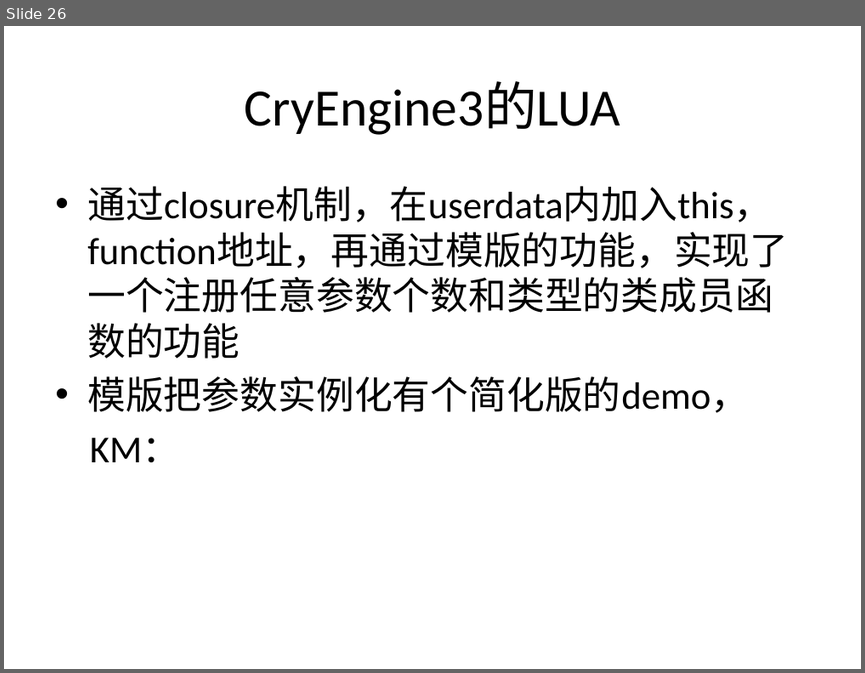
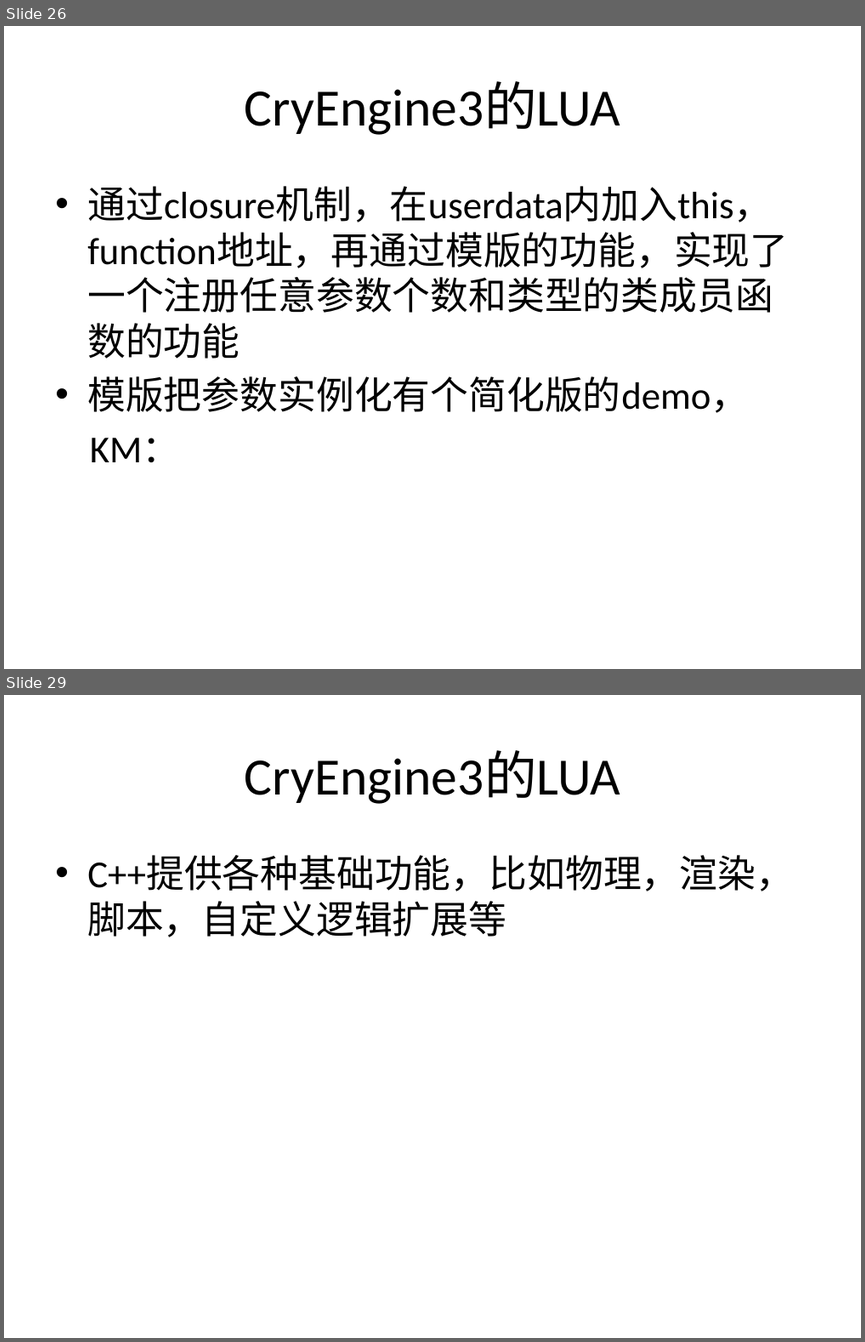
Before and after one commit to henryfung01/StreetFighter, a slide deck: lua.pptx. Shown one above the other, each under a label of ours: slide 26 before the commit, slides 26 and 29 after it; the slides between them are not shown. The pictures are 865x673 and 865x1342 pixels, drawn with LibreOffice and Linux fonts; fonts in the diff are those of the drawing. Boxes give left, top, right and bottom in pixels: in the first picture for what was removed or moved away, otherwise in the second. Text is boxed around its words. In the diff, an @@ line names an element or a change of style, - is before the commit and + after.

```diff
--- a/lua.pptx
+++ b/lua.pptx
@@ slide 29 added at [4, 695, 861, 1338], background #FFFFFF @@
@@ title added at [245, 751, 621, 804], 44 pt, text #000000 @@
+CryEngine3的LUA
@@ text added at [87, 856, 794, 937], 32 pt, text #000000 @@
+• C++提供各种基础功能，比如物理，渲染，脚本，自定义逻辑扩展等
```
Also in this commit, not shown: 2 other slides added, 1 other file.
